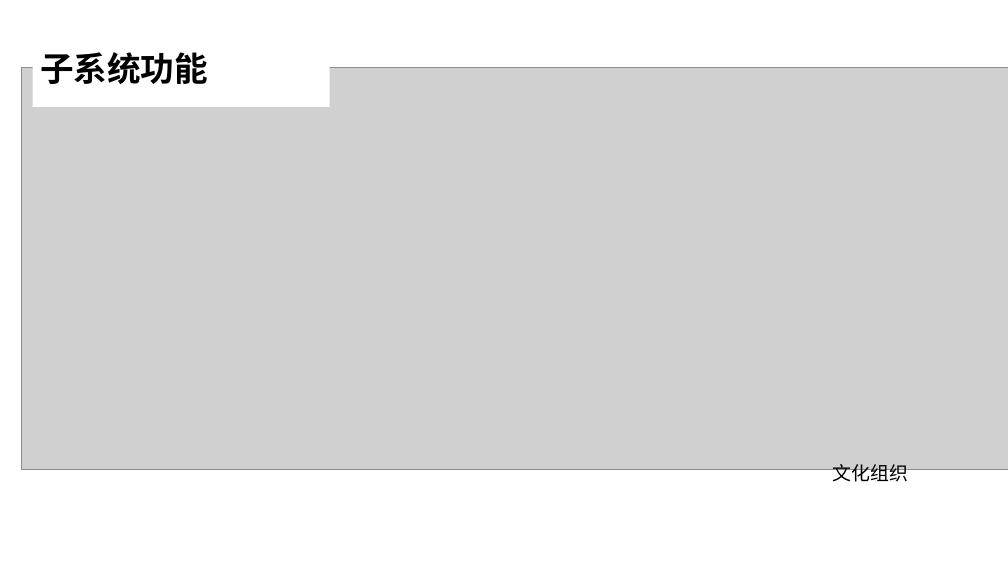
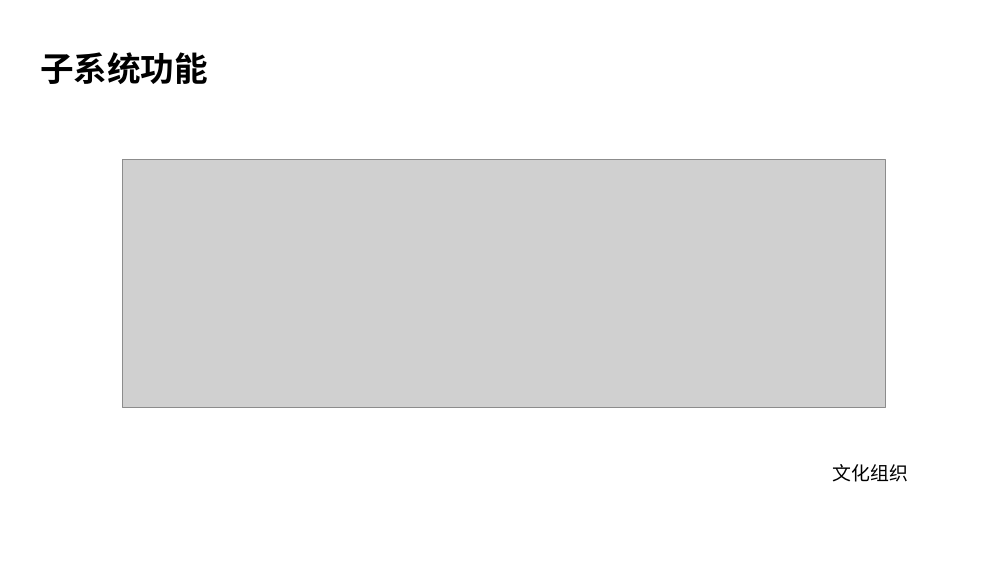
Before and after one commit to scxdhr020629/SE2022-G09, a slide deck: slide 7 of item/需求分析/SE2022_G09_需求分析.pptx (slide 9 before the commit). Drawn at 1008x567 pixels with LibreOffice and Linux fonts; fonts in the diff are those of the drawing; grey boxes stand for pictures; background and template pictures are left out. Boxes give left, top, right and bottom in pixels: in the first picture for what was removed or moved away, otherwise in the second. Text is boxed around its words. In the diff, an @@ line names an element or a change of style, - is before the commit and + after.

```diff
--- a/item/需求分析/SE2022_G09_需求分析.pptx
+++ b/item/需求分析/SE2022_G09_需求分析.pptx
@@ text "子系统功能" rewrapped from [33, 29, 330, 107] to [40, 52, 208, 84] @@
@@ picture removed at [22, 67, 1008, 470] @@
@@ picture added at [123, 160, 885, 408] @@
```
Also in this commit, not shown: 9 other slides changed, 2 slides removed, 7 other files.
